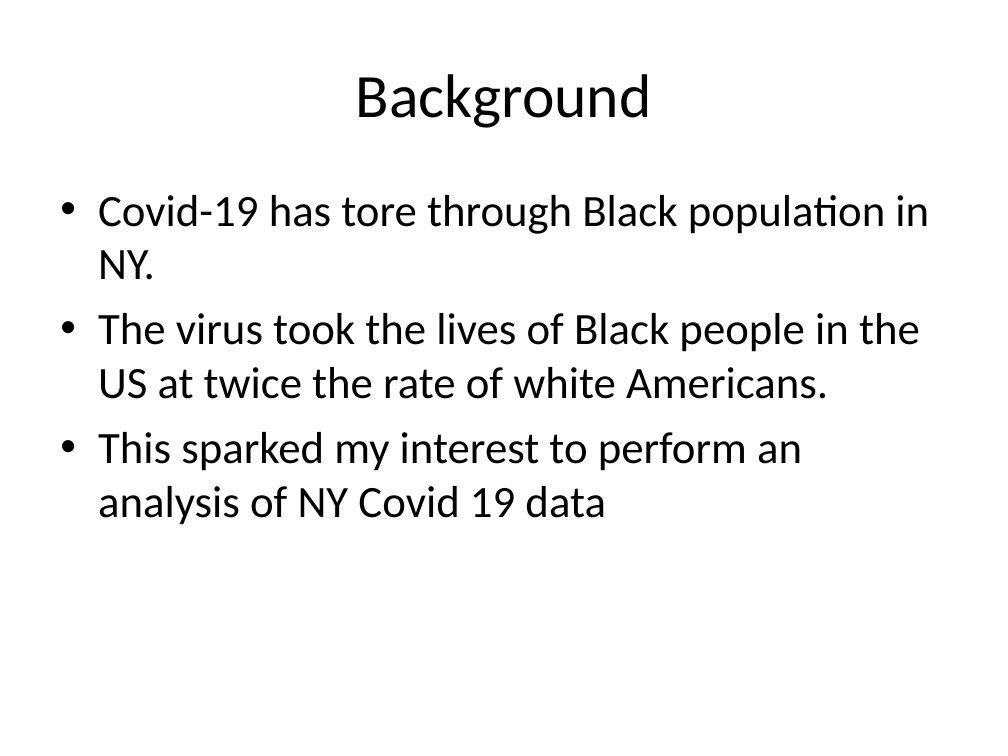
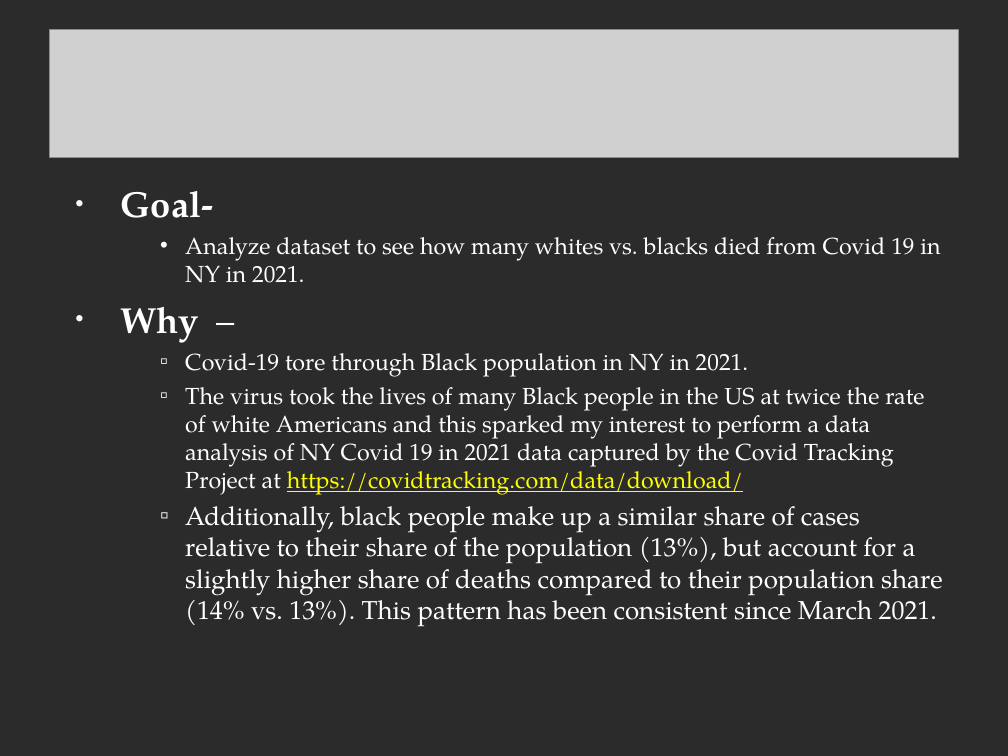
Before and after one commit to chavjohn/chavjohn, a slide deck: slide 2 of CAPSTONE PROJECT.ppt. Drawn at 1008x756 pixels with LibreOffice and Linux fonts; fonts in the diff are those of the drawing; grey boxes stand for pictures; background and template pictures are left out; a plain dark background stands for a picture behind light text. Boxes give left, top, right and bottom in pixels: in the first picture for what was removed or moved away, otherwise in the second. Text is boxed around its words. In the diff, an @@ line names an element or a change of style, - is before the commit and + after.

```diff
--- a/CAPSTONE PROJECT.ppt
+++ b/CAPSTONE PROJECT.ppt
@@ background #FFFFFF to picture (left out) @@
@@ picture added at box(49, 29, 958, 157) @@
@@ title removed at box(356, 74, 652, 128) @@
-Background
@@ text at box(121, 191, 943, 627): text changed; size 32 to 16.6 pt; font Calibri to TeX Gyre Pagella; text colour #000000 to #FFFFFF @@
-• Covid-19 has tore through Black population in NY.
-• The virus took the lives of Black people in the US at twice the rate of white Americans.
-• This sparked my interest to perform an analysis of NY Covid 19 data
+• Goal-
+    • Analyze dataset to see how many whites vs. blacks died from Covid 19 in NY in 2021.
+• Why –
+    ▫ Covid-19 tore through Black population in NY in 2021.
+    ▫ The virus took the lives of many Black people in the US at twice the rate of white Americans and this sparked my interest to perform a data analysis of NY Covid 19 in 2021 data captured by the Covid Tracking Project at https://covidtracking.com/data/download/
+    ▫ Additionally, black people make up a similar share of cases relative to their share of the population (13%), but account for a slightly higher share of deaths compared to their population share (14% vs. 13%). This pattern has been consistent since March 2021.
```
Also in this commit, not shown: 1 other slide changed, 4 slides added, 1 slide removed.
